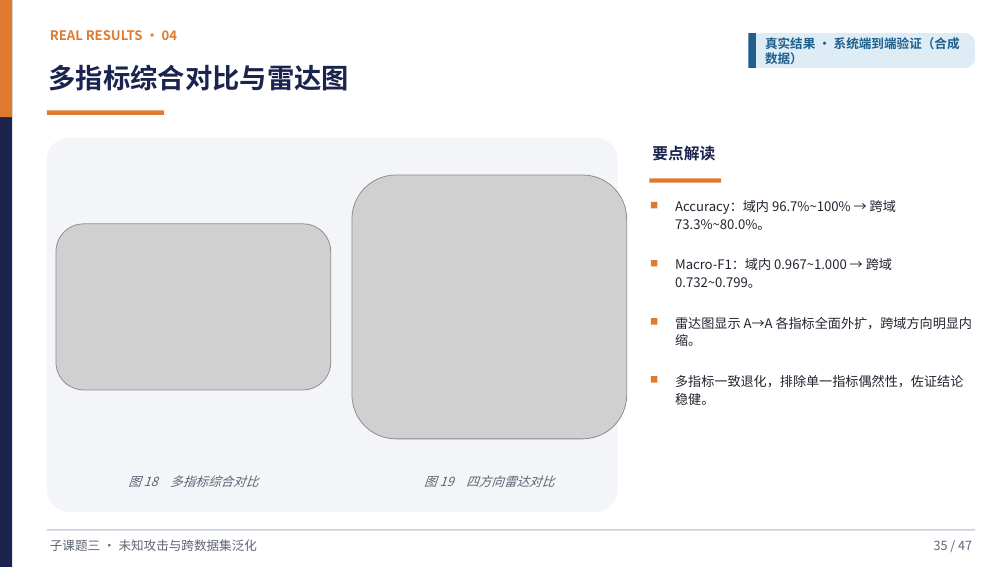
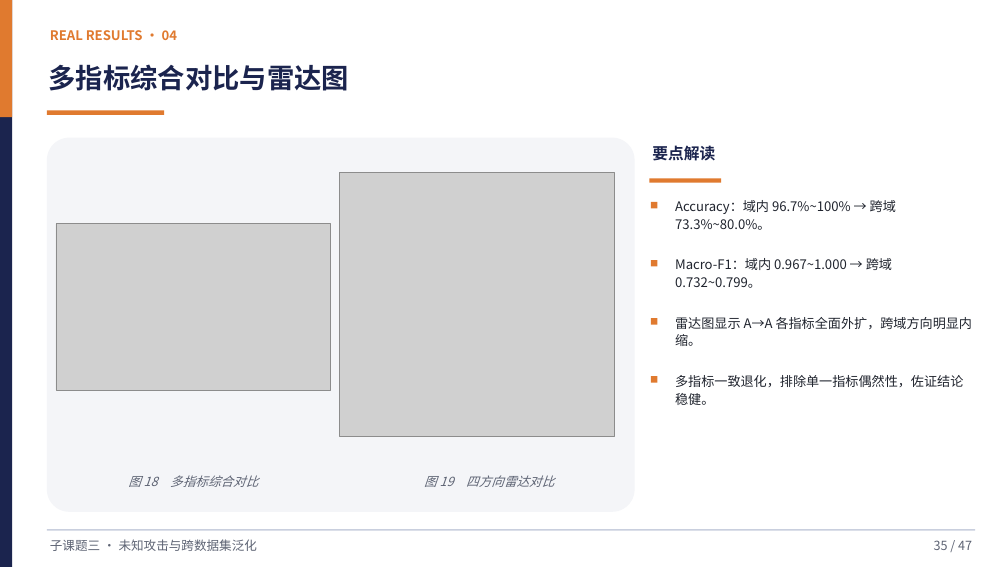
Before and after one commit to Yihuai-Zhang/learngit, a slide deck: slide 34 of 子课题三答辩-未知攻击与跨数据集泛化.pptx (slide 35 before the commit). Drawn at 1008x567 pixels with LibreOffice and Linux fonts; fonts in the diff are those of the drawing; grey boxes stand for pictures. Boxes give left, top, right and bottom in pixels: in the first picture for what was removed or moved away, otherwise in the second. Text is boxed around its words. In the diff, an @@ line names an element or a change of style, - is before the commit and + after.

```diff
--- a/子课题三答辩-未知攻击与跨数据集泛化.pptx
+++ b/子课题三答辩-未知攻击与跨数据集泛化.pptx
@@ rounded rectangle removed at [749, 33, 975, 68] @@
@@ rectangle removed at [749, 33, 756, 68] @@
@@ text removed at [765, 37, 960, 64] @@
-真实结果 · 系统端到端验证（合成数据）
@@ rounded rectangle: place and size @@
-rounded rectangle at [47, 138, 618, 512]
+rounded rectangle at [47, 138, 634, 512]
@@ picture: place and size @@
-picture at [352, 175, 627, 439]
+picture at [340, 172, 615, 436]
```
Also in this commit, not shown: 30 other slides changed, 1 slide added, 3 slides removed, 2 other files.
